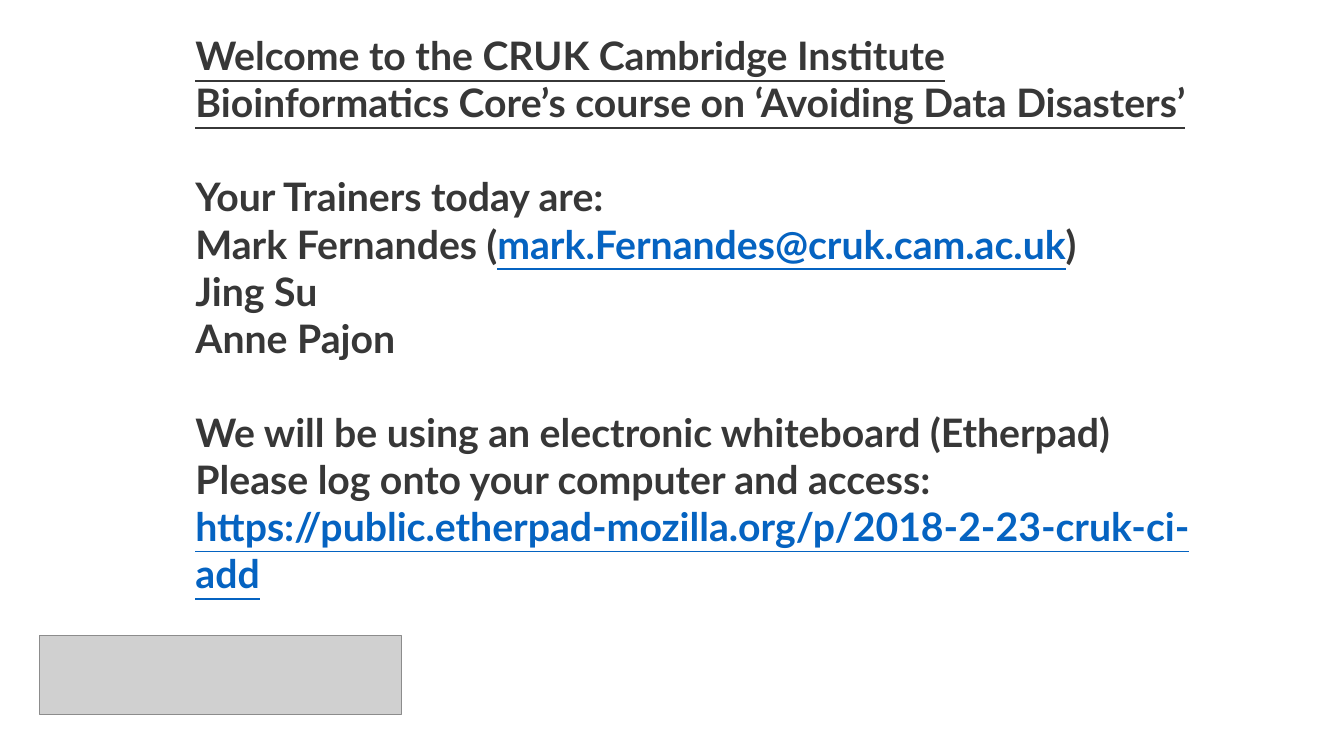
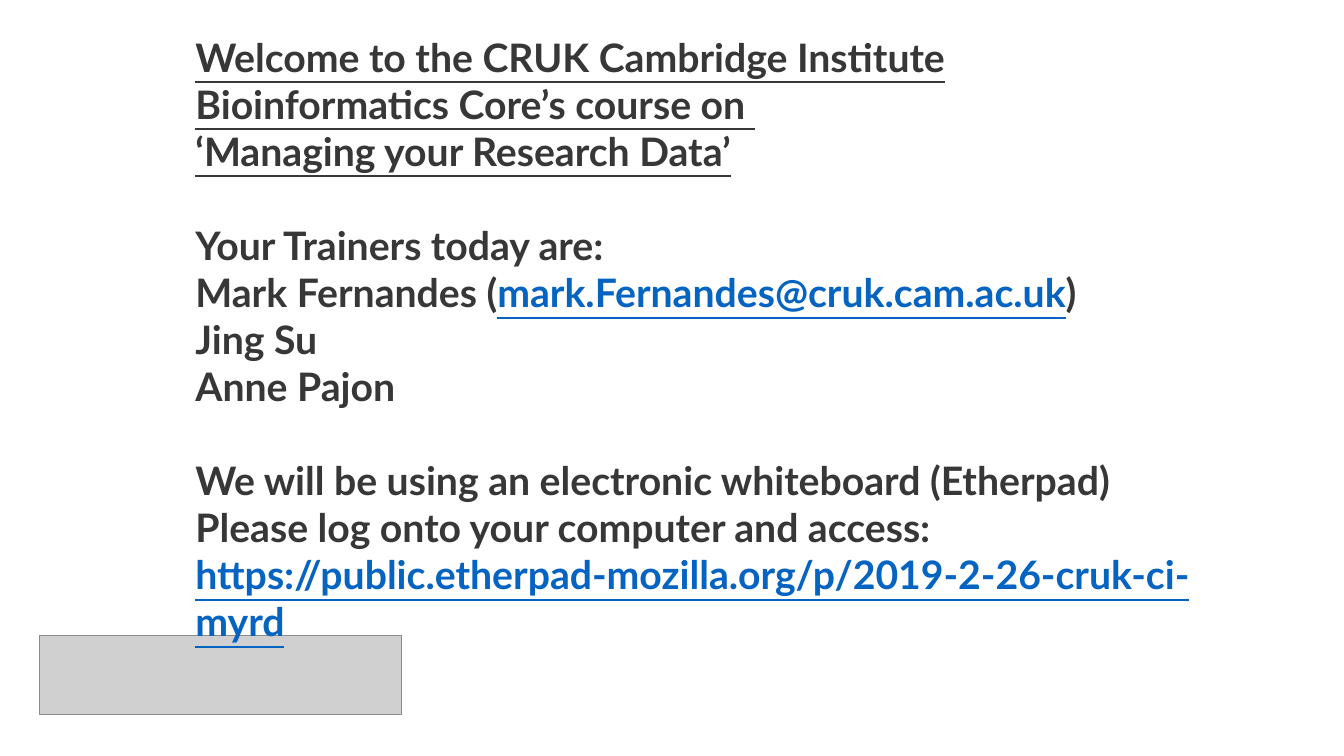
Before and after one commit to bioinformatics-core-shared-training/Managing-your-research-data, a slide deck: slide 1 of data-formatting.pptx. Drawn at 1344x756 pixels with LibreOffice and Linux fonts; fonts in the diff are those of the drawing; grey boxes stand for pictures. Boxes give left, top, right and bottom in pixels: in the first picture for what was removed or moved away, otherwise in the second. Text is boxed around its words. In the diff, an @@ line names an element or a change of style, - is before the commit and + after.

Commit message:
Update presentations

```diff
--- a/data-formatting.pptx
+++ b/data-formatting.pptx
@@ text at (195, 43, 945, 173): text changed @@
-Welcome to the CRUK Cambridge Institute
-Bioinformatics Core’s course on ‘Avoiding Data Disasters’
+Welcome to the CRUK Cambridge Institute
+Bioinformatics Core’s course on
+‘Managing your Research Data’
@@ text at (195, 513, 1189, 644): text changed @@
-Please log onto your computer and access:
-https://public.etherpad-mozilla.org/p/2018-2-23-cruk-ci-add
+Please log onto your computer and access:
+https://public.etherpad-mozilla.org/p/2019-2-26-cruk-ci-myrd
```
Also in this commit, not shown: 6 other slides changed, 1 slide added, 2 slides removed, 3 other files.
